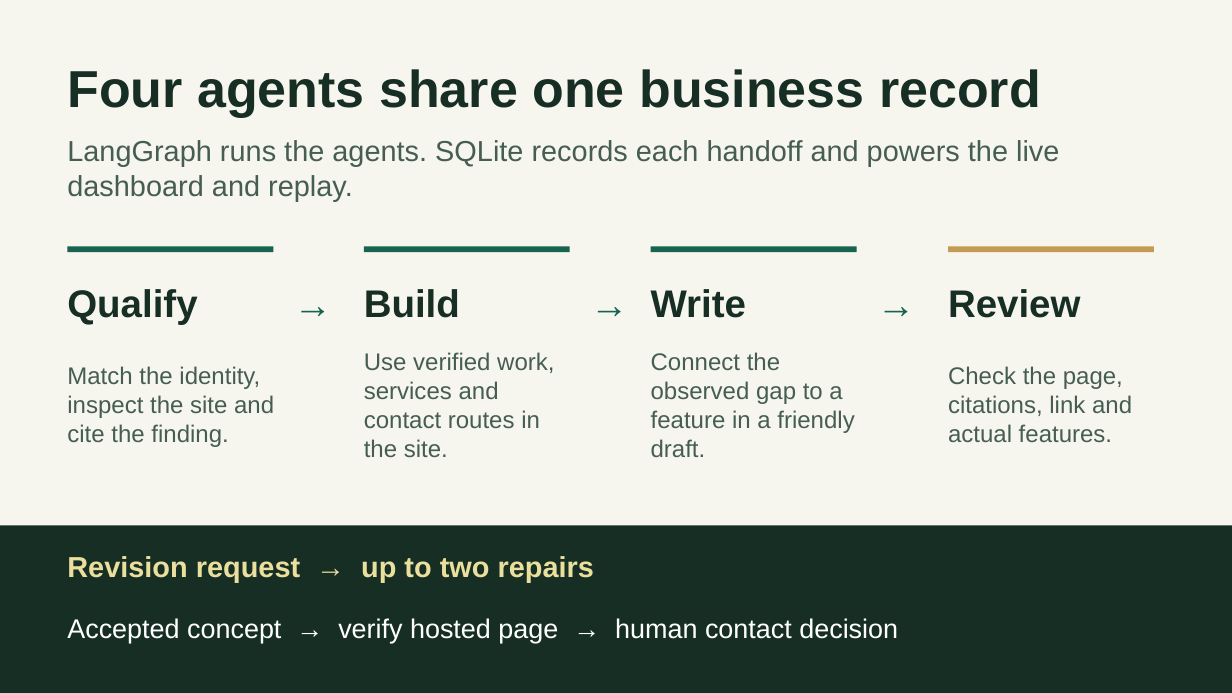
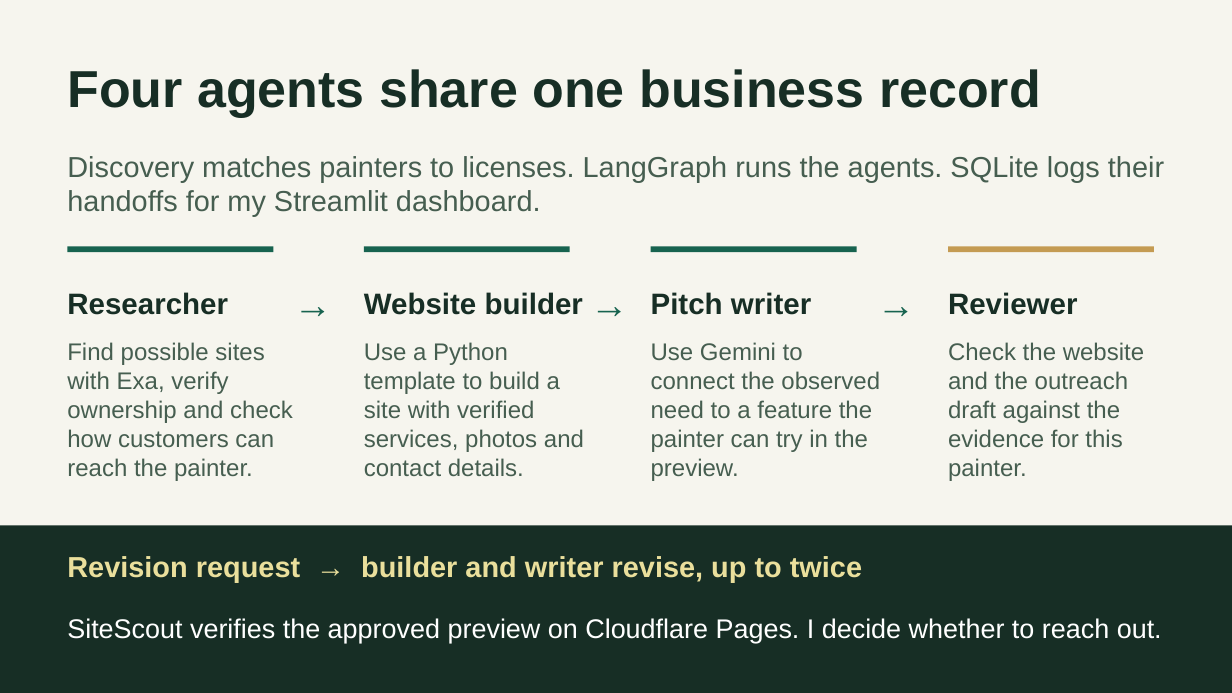
Before and after one commit to Abraham21/sitescout-capstone, a slide deck: slide 3 of submission/SiteScout Presentation.pptx. Drawn at 1232x693 pixels with LibreOffice and Linux fonts; fonts in the diff are those of the drawing. Boxes give left, top, right and bottom in pixels: in the first picture for what was removed or moved away, otherwise in the second. Text is boxed around its words. In the diff, an @@ line names an element or a change of style, - is before the commit and + after.

Commit message:
Align capstone report, presentation and recording guide around Color-Me-Custom

```diff
--- a/submission/SiteScout Presentation.pptx
+++ b/submission/SiteScout Presentation.pptx
@@ text at [67, 156, 1164, 217]: text changed @@
-LangGraph runs the agents. SQLite records each handoff and powers the live dashboard and replay.
+Discovery matches painters to licenses. LangGraph runs the agents. SQLite logs their handoffs for my Streamlit dashboard.
@@ text at [67, 292, 228, 315]: text changed; size 30 to 23 pt @@
-Qualify
+Researcher
@@ text at [364, 292, 583, 315]: text changed; size 30 to 23 pt @@
-Build
+Website builder
@@ text at [651, 292, 811, 315]: text changed; size 30 to 23 pt @@
-Write
+Pitch writer
@@ text at [948, 292, 1078, 315]: text changed; size 30 to 23 pt @@
-Review
+Reviewer
@@ vertical alignment middle to top in 4 elements at [651, 342, 880, 481], [364, 342, 584, 476], [948, 342, 1144, 481], [67, 342, 293, 481] @@
@@ text at [67, 342, 293, 481]: text changed @@
-Match the identity, inspect the site and cite the finding.
+Find possible sites with Exa, verify ownership and check how customers can reach the painter.
@@ text at [364, 342, 584, 476]: text changed @@
-Use verified work, services and contact routes in the site.
+Use a Python template to build a site with verified services, photos and contact details.
@@ text at [651, 342, 880, 481]: text changed @@
-Connect the observed gap to a feature in a friendly draft.
+Use Gemini to connect the observed need to a feature the painter can try in the preview.
@@ text at [948, 342, 1144, 481]: text changed @@
-Check the page, citations, link and actual features.
+Check the website and the outreach draft against the evidence for this painter.
@@ text at [67, 556, 862, 583]: text changed @@
-Revision request → up to two repairs
+Revision request → builder and writer revise, up to twice
@@ text at [67, 618, 1162, 643]: text changed @@
-Accepted concept → verify hosted page → human contact decision
+SiteScout verifies the approved preview on Cloudflare Pages. I decide whether to reach out.
```
Also in this commit, not shown: 5 other slides changed, 1 slide added, 1 slide removed, 6 other files.
